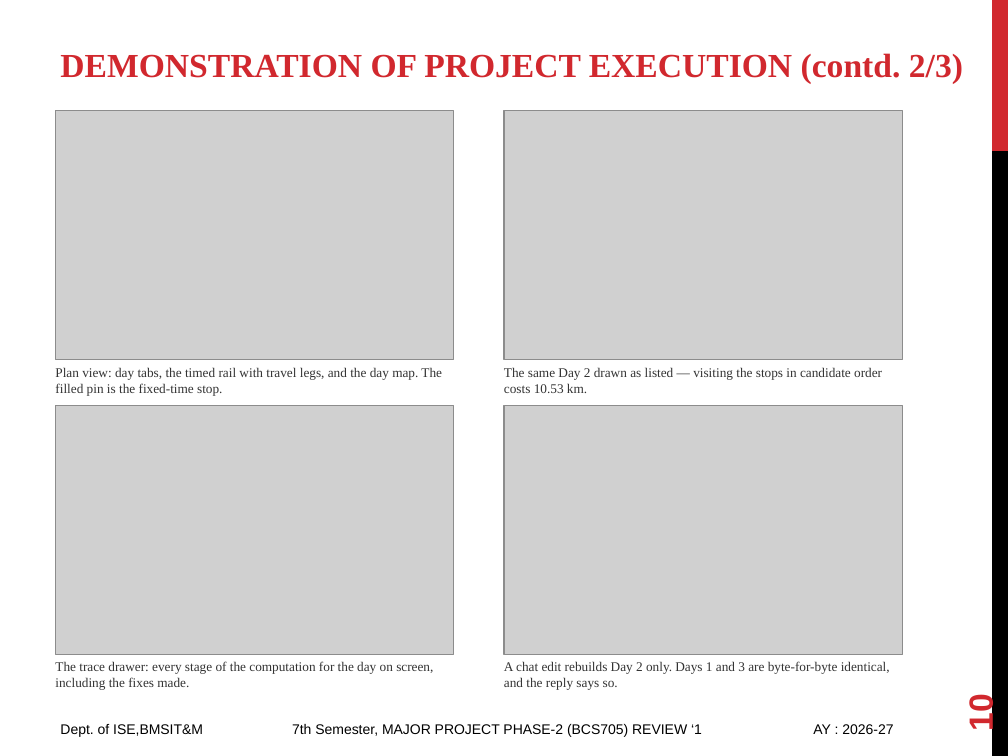
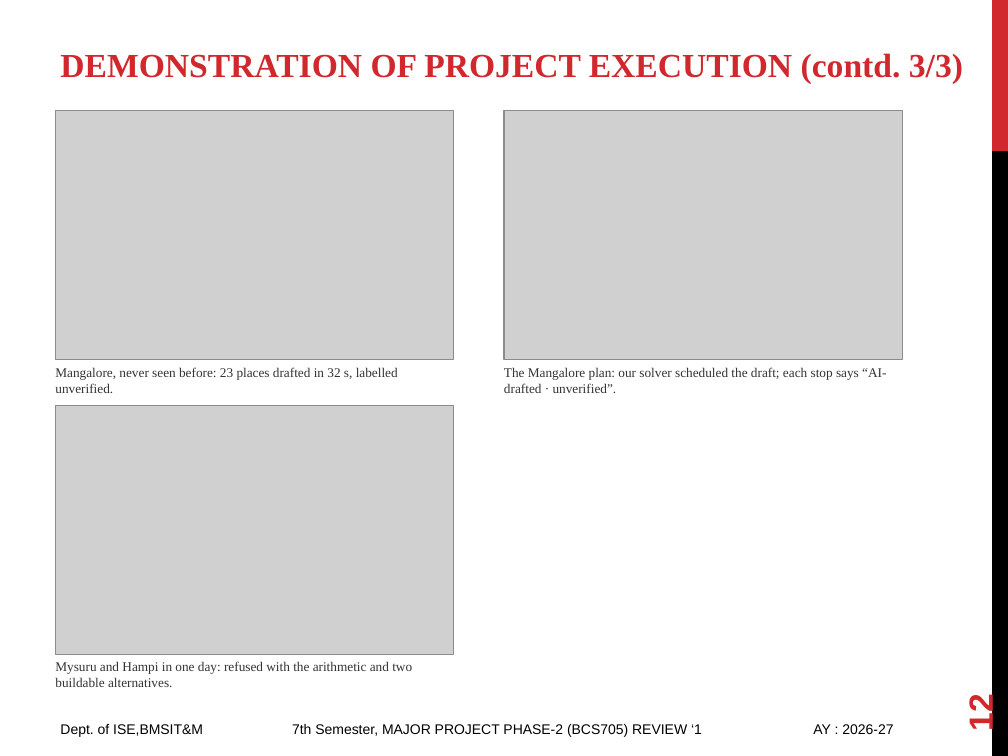
Before and after one commit to Pushkar69RS/NovaTripAI, a slide deck: slide 12 of docs/review1/Travel_Yantra_Phase2_Review1.pptx (slide 10 before the commit). Drawn at 1008x756 pixels with LibreOffice and Linux fonts; fonts in the diff are those of the drawing; grey boxes stand for pictures. Boxes give left, top, right and bottom in pixels: in the first picture for what was removed or moved away, otherwise in the second. Text is boxed around its words. In the diff, an @@ line names an element or a change of style, - is before the commit and + after.

```diff
--- a/docs/review1/Travel_Yantra_Phase2_Review1.pptx
+++ b/docs/review1/Travel_Yantra_Phase2_Review1.pptx
@@ title at [60, 53, 963, 84]: text changed @@
-DEMONSTRATION OF PROJECT EXECUTION (contd. 2/3)
+DEMONSTRATION OF PROJECT EXECUTION (contd. 3/3)
@@ text at [55, 367, 398, 393]: text changed @@
-Plan view: day tabs, the timed rail with travel legs, and the day map. The filled pin is the fixed-time stop.
+Mangalore, never seen before: 23 places drafted in 32 s, labelled unverified.
@@ text at [504, 367, 886, 393]: text changed @@
-The same Day 2 drawn as listed — visiting the stops in candidate order costs 10.53 km.
+The Mangalore plan: our solver scheduled the draft; each stop says “AI-drafted · unverified”.
@@ picture removed at [504, 405, 902, 654] @@
@@ text at [55, 661, 412, 687]: text changed @@
-The trace drawer: every stage of the computation for the day on screen, including the fixes made.
+Mysuru and Hampi in one day: refused with the arithmetic and two buildable alternatives.
@@ text removed at [504, 661, 890, 690] @@
-A chat edit rebuilds Day 2 only. Days 1 and 3 are byte-for-byte identical, and the reply says so.
@@ page number at [962, 697, 1000, 730]: text changed @@
-10
+12
```
Also in this commit, not shown: 10 other slides changed, 1 slide added, 9 other files.
